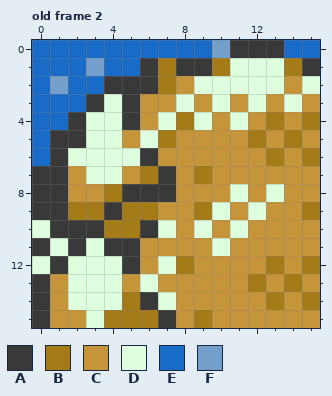
Two versions of one pixel-art file, assets/pixelart/aseprite/water_biome/water_rock_corners.aseprite. Above is the file before it was changed.
16x16 pixels, 4 frames. Shown: old frame 2. The commit also changed other frames, which this record leaves out.
Palette (. is transparent): A #393939  B #a57b18  C #c69439  D #deffde  E #186cc7  F #749fcc
Pixels before, old frame 2, first column x 0:
 0 EEEEEEEEEEFAAAEE
 1 EEEFEEABAABDDDBA
 2 EFEEAAABCDDDDDCD
 3 EEEADACCDCDCDCDC
 4 EEADDACDBDCDCBCB
 5 EAADDCDBCCCCBCBC
 6 EADDDDACCCCCCBCB
 7 AACDDCBACBCCCCCC
 8 AACCBAAACCCDCDCC
 9 AABBABBCCBDCDCCB
10 DAAABBADCDCDCCCC
11 ADADAACCCCDCCCCC
12 DADDDACDBCCCCBCB
13 ACDDDCDCCCCCBCBC
14 ACDDDBADCCCCCBCB
15 ACCDBBBACBCCCCCC
After the commit:
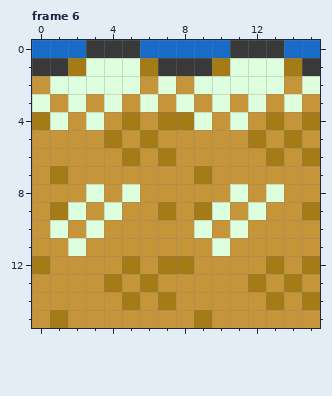
A new or re-ordered frame is compared with the old frame closest to it.
The edit:
frames 4 -> 10
Frame 6 is new; against old frame 2:
Colour B becomes colour A in row 1 at x 7.
Colour E becomes colour A in row 0 at x 3 to 5; in row 1 at x 0 to 1.
Colour A becomes colour B in row 1 at x 6; in row 4 at x 5; in row 7 at x 1; in row 9 at x 1; in row 12 at x 5.
Colour C becomes colour B in row 6 at x 7; in row 9 at x 7; in row 15 at x 1.
Colour D becomes colour B in row 4 at x 7; in row 5 at x 4 and 6; in row 6 at x 5; in row 12 at x 0 and 7; in row 13 at x 4 and 6; in row 14 at x 7.
Colour E becomes colour B in row 1 at x 2; in row 4 at x 0.
Colour A becomes colour C in row 2 at x 6; in row 3 at x 3 and 5; in row 4 at x 2; in row 5 at x 1 to 2; in row 6 at x 1 and 6; in row 7 at x 0 and 7.
Colour A becomes colour C in row 8 at x 0 to 1 and 6 to 7; in row 9 at x 0; in row 10 at x 2 and 6; in row 11 at x 0 and 4 to 5; in row 12 at x 1; in row 13 at x 0.
Colour A becomes colour C in row 14 at x 0 and 6; in row 15 at x 0 and 7.
Colour B becomes colour C in row 5 at x 7; in row 7 at x 6; in row 8 at x 4; in row 9 at x 3 and 5 to 6; in row 10 at x 4 to 5; in row 15 at x 4 to 6.
Colour D becomes colour C in row 4 at x 4; in row 5 at x 3; in row 6 at x 2 to 4; in row 7 at x 3 to 4; in row 10 at x 0 and 7; in row 11 at x 1 and 3.
Colour D becomes colour C in row 12 at x 2 to 4; in row 13 at x 2 to 3; in row 14 at x 2 to 4; in row 15 at x 3.
Colour E becomes colour C in row 2 at x 0; in row 3 at x 1; in rows 5 to 6 at x 0.
Colour A becomes colour D in row 2 at x 4 to 5; in row 8 at x 5; in row 9 at x 4; in row 10 at x 1 and 3; in row 11 at x 2.
Colour B becomes colour D in row 2 at x 7; in row 9 at x 2.
Colour C becomes colour D in row 3 at x 6; in row 8 at x 3.
Colour E becomes colour D in row 1 at x 4 to 5; in row 2 at x 2 to 3; in row 3 at x 0 and 2; in row 4 at x 1.
Colour F becomes colour D in row 1 at x 3; in row 2 at x 1.
Colour F becomes colour E in row 0 at x 10.
Boxes around the changes in both pictures, in picture pixels (x1, y1, x2, y2):
changed: (32, 40, 230, 328)
